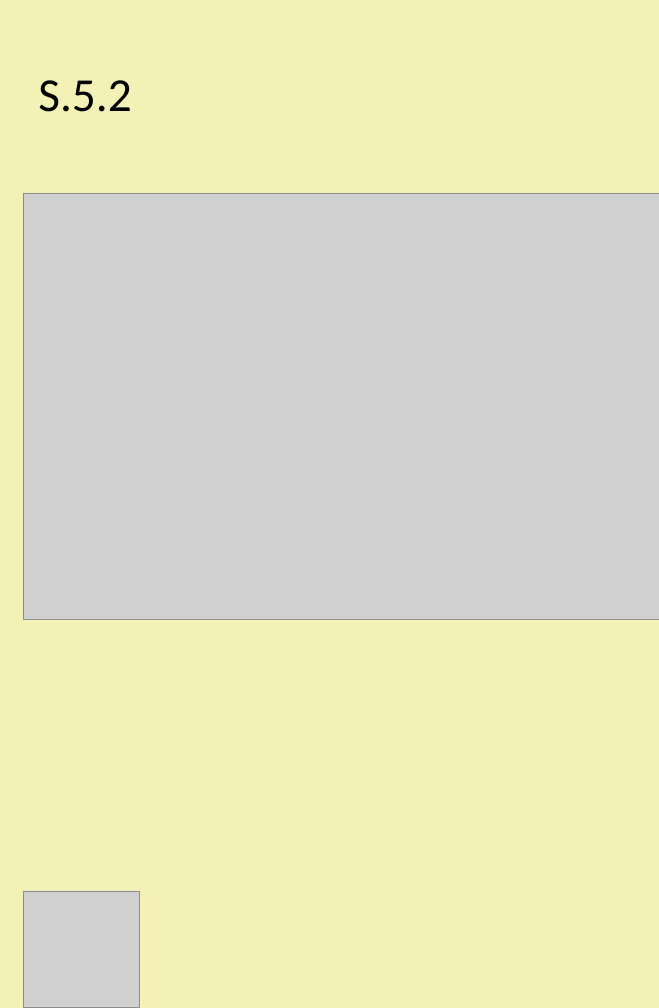
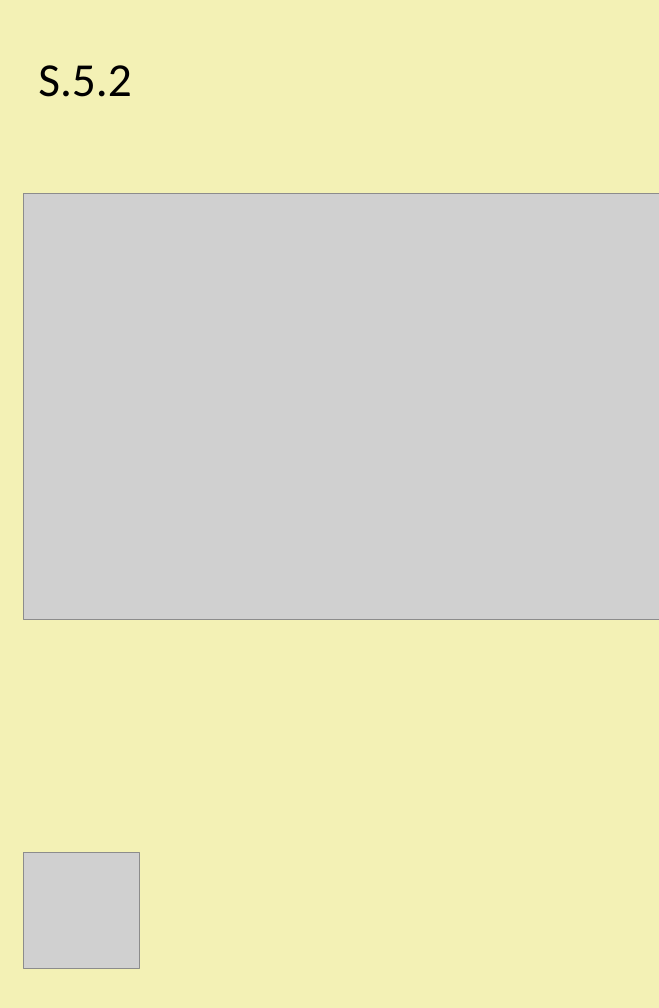
Before and after one commit to Clinic-Directory-2021/accrede, a slide deck: slide 8 of ppt/test.pptx (slide 7 before the commit). Drawn at 659x1008 pixels with LibreOffice and Linux fonts; fonts in the diff are those of the drawing; grey boxes stand for pictures. Boxes give left, top, right and bottom in pixels: in the first picture for what was removed or moved away, otherwise in the second. Text is boxed around its words. In the diff, an @@ line names an element or a change of style, - is before the commit and + after.

```diff
--- a/ppt/test.pptx
+++ b/ppt/test.pptx
@@ title "S.5.2": place and size @@
-title "S.5.2" at [38,80,131,112]
+title "S.5.2" at [38,65,131,97]
@@ picture: place and size @@
-picture at [23,891,139,1007]
+picture at [23,852,139,968]
```
Also in this commit, not shown: 13 other slides changed, 1 slide added, 5 other files.
